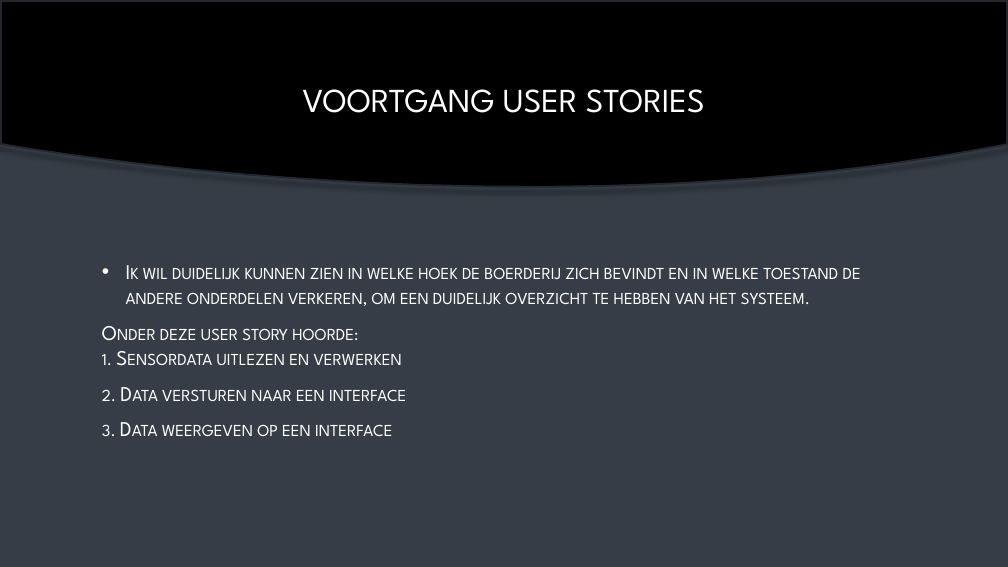
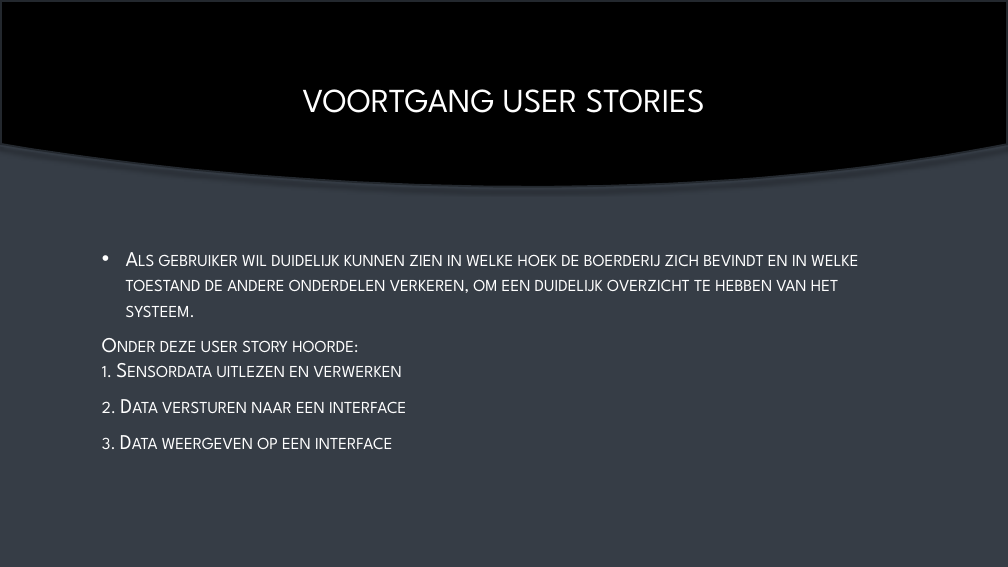
Before and after one commit to Matthijs-Hart/Project-5-6---Floating-Farm, a slide deck: slide 9 of Presentaties/Sprint 2.pptx. Drawn at 1008x567 pixels with LibreOffice and Linux fonts; fonts in the diff are those of the drawing; background and template pictures are left out. Boxes give left, top, right and bottom in pixels: in the first picture for what was removed or moved away, otherwise in the second. Text is boxed around its words. In the diff, an @@ line names an element or a change of style, - is before the commit and + after.

```diff
--- a/Presentaties/Sprint 2.pptx
+++ b/Presentaties/Sprint 2.pptx
@@ text at (126,254,858,317): text changed @@
-• Ik wil duidelijk kunnen zien in welke hoek de boerderij zich bevindt en in welke toestand de andere onderdelen verkeren, om een duidelijk overzicht te hebben van het systeem.
+• Als gebruiker wil duidelijk kunnen zien in welke hoek de boerderij zich bevindt en in welke toestand de andere onderdelen verkeren, om een duidelijk overzicht te hebben van het systeem.
```
Also in this commit, not shown: 4 other slides changed.
